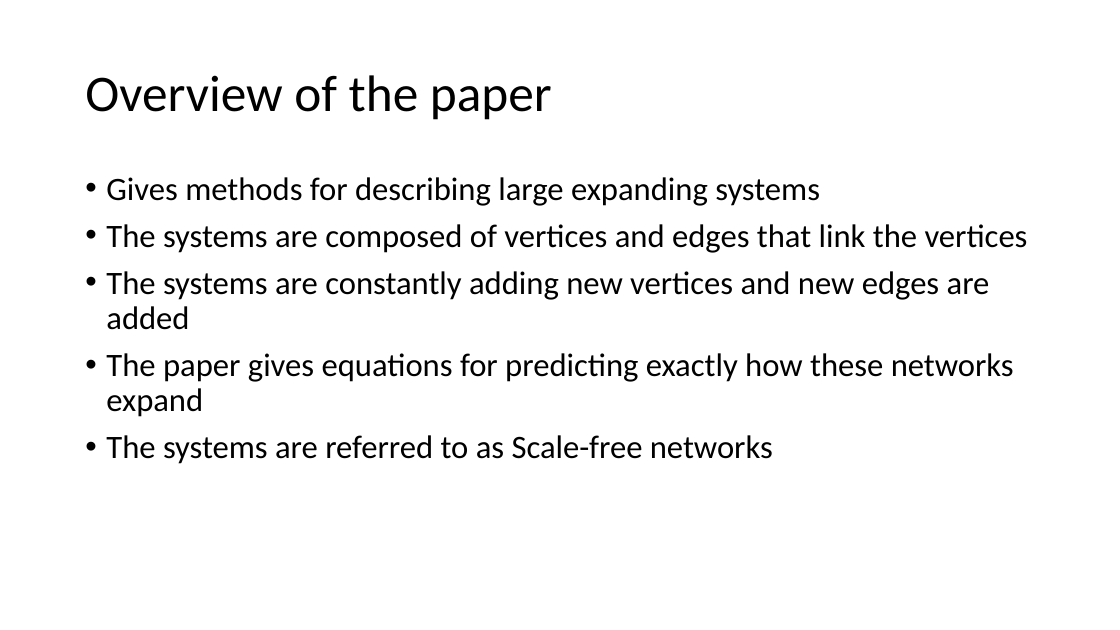
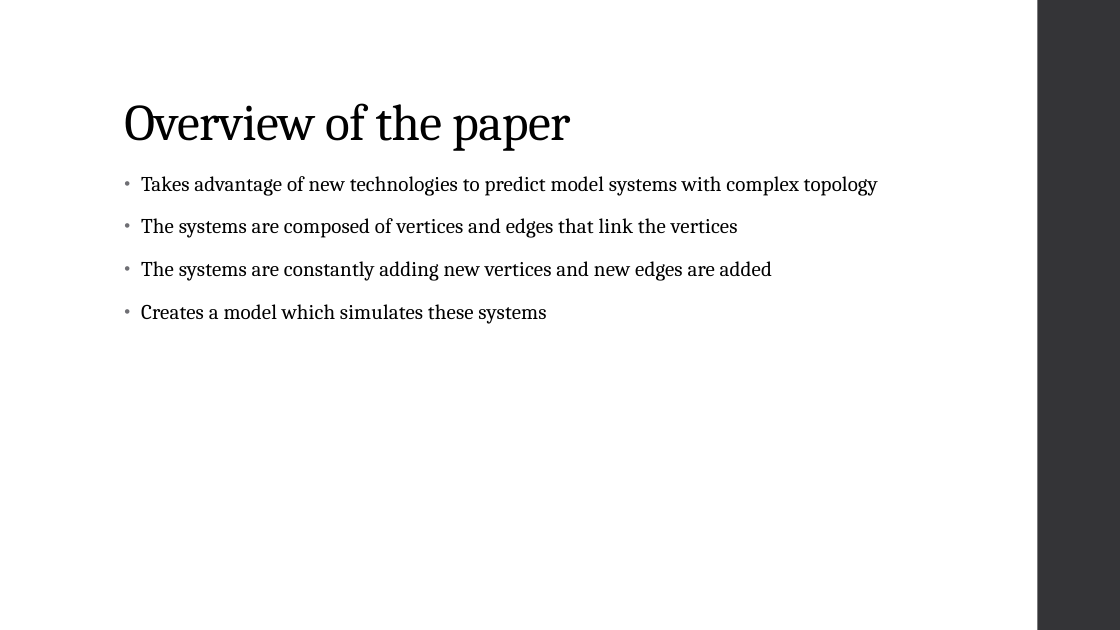
Before and after one commit to JefreyHildebrandt/UCF-Schoolwork, a slide deck: slide 2 of CAP6675 - Complex Adaptive Systems/EmergenceOfScalingPresentation/PresentationDraft2.pptx. Drawn at 1120x630 pixels with LibreOffice and Linux fonts; fonts in the diff are those of the drawing. Boxes give left, top, right and bottom in pixels: in the first picture for what was removed or moved away, otherwise in the second. Text is boxed around its words. In the diff, an @@ line names an element or a change of style, - is before the commit and + after.

```diff
--- a/CAP6675 - Complex Adaptive Systems/EmergenceOfScalingPresentation/PresentationDraft2.pptx
+++ b/CAP6675 - Complex Adaptive Systems/EmergenceOfScalingPresentation/PresentationDraft2.pptx
@@ rectangle added at [1038,0,1120,630], fill #353537 @@
@@ title "Overview of the paper": place and size @@
-title "Overview of the paper" at [85,75,552,120]
+title "Overview of the paper" at [124,103,570,151]
@@ title "Overview of the paper" at [124,103,570,151]: font Calibri to Cambria, letter spacing 0 to -0.5 pt; vertical alignment middle to bottom @@
@@ text "Takes advantage of new technologies ...": place and size @@
-text "Takes advantage of new technologies ..." at [106,177,1028,464]
+text "Takes advantage of new technologies ..." at [141,176,878,324]
@@ text at [141,176,878,196]: text changed; size 28 to 18 pt; font Calibri to Cambria @@
-• Gives methods for describing large expanding systems
+• Takes advantage of new technologies to predict model systems with complex topology
@@ text at [141,218,772,281]: size 28 to 18 pt, font Calibri to Cambria, letter spacing 0 to 0.1 pt in "The systems are composed of vertices and ...", "The systems are constantly adding new vertices ..."; indent changed; line spacing 0.9 to 0.95; more space between paragraphs @@
@@ text at [141,304,546,324]: text changed; size 28 to 18 pt; font Calibri to Cambria @@
-• The paper gives equations for predicting exactly how these networks expand
-• The systems are referred to as Scale-free networks
+• Creates a model which simulates these systems
```
Also in this commit, not shown: 16 other slides changed, 7 slides added, 5 slides removed, 4 other files.
